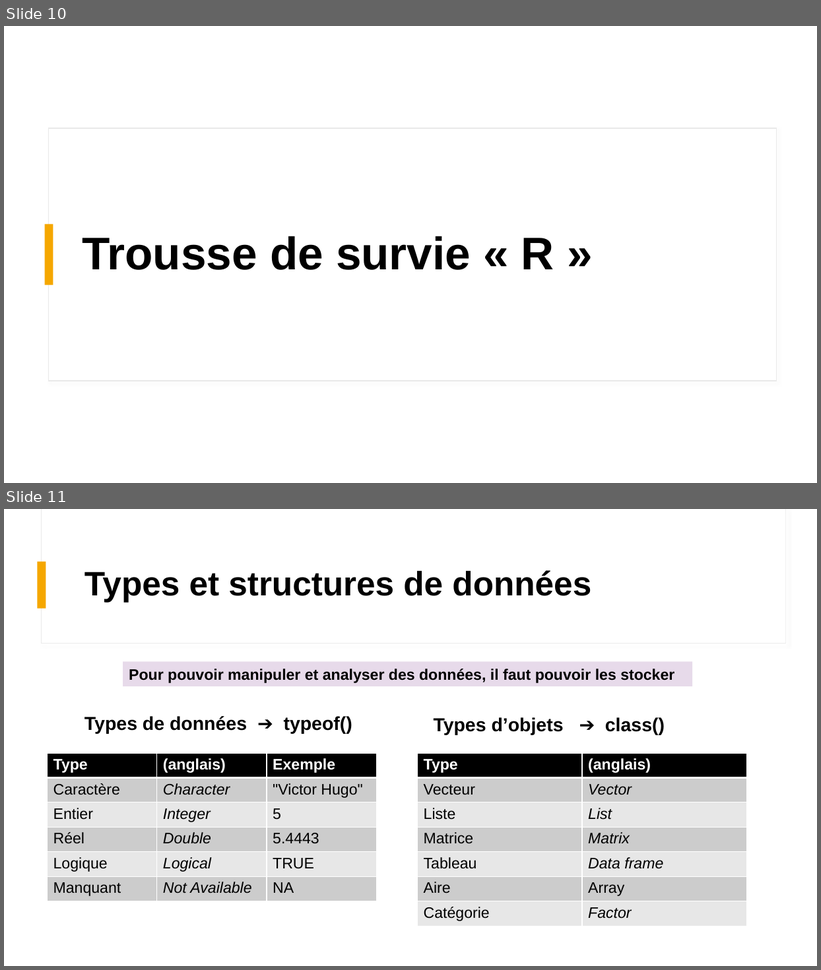
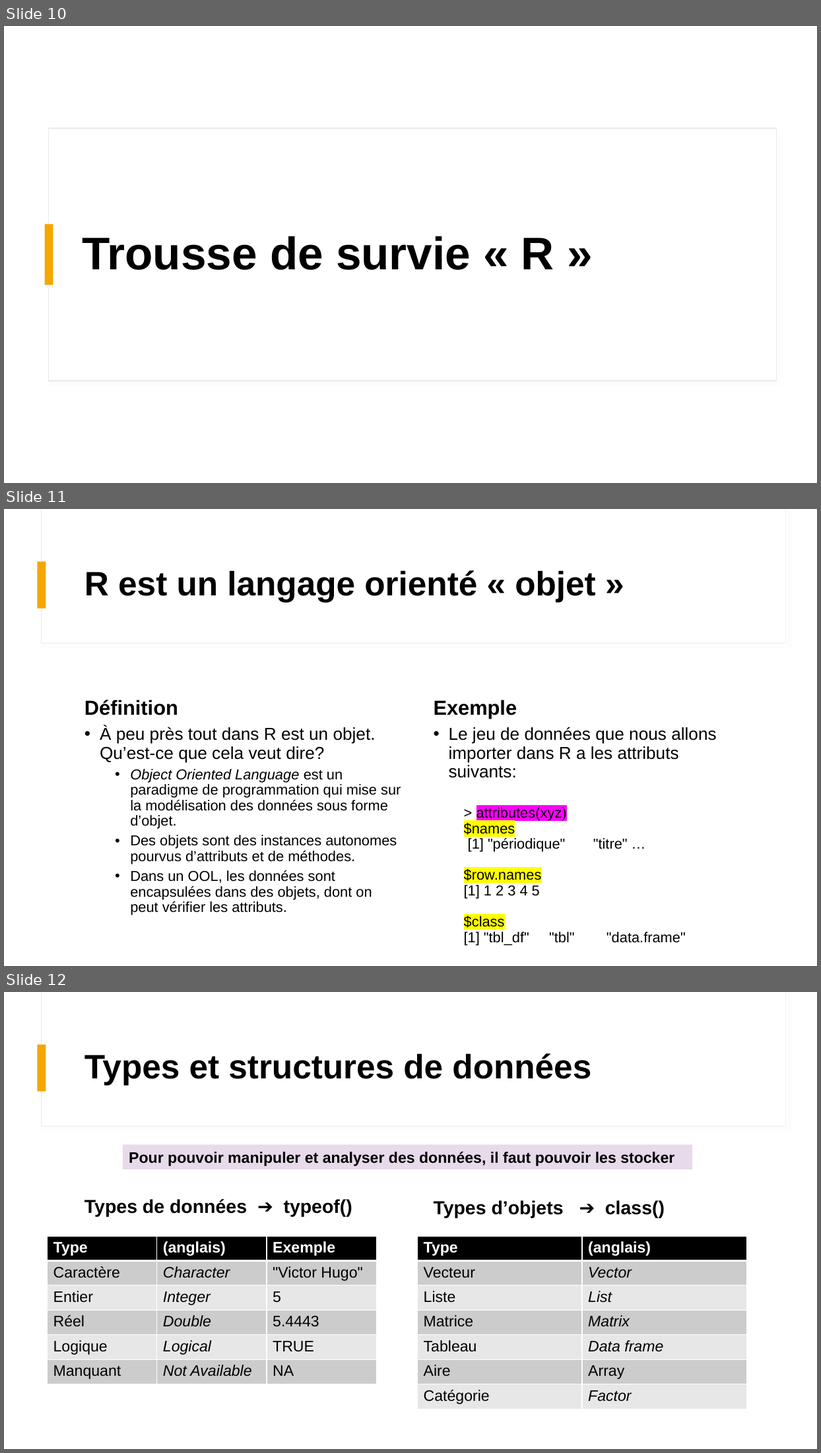
Before and after one commit to pbriss7/20230223_PB_atelier_ladirec_exploration_textes_R, a slide deck: Introduction_EDA_R.pptx. Shown one above the other, each under a label of ours: slides 10 and 11 before the commit, slides 10, 11 and 12 after it. The pictures are 821x970 and 821x1453 pixels, drawn with LibreOffice and Linux fonts; fonts in the diff are those of the drawing. Boxes give left, top, right and bottom in pixels: in the first picture for what was removed or moved away, otherwise in the second. Text is boxed around its words. In the diff, an @@ line names an element or a change of style, - is before the commit and + after.

Commit message:
Ajout de diapositives dans la présentation

```diff
--- a/Introduction_EDA_R.pptx
+++ b/Introduction_EDA_R.pptx
@@ slide 11 added at (x1=4, y1=509, x2=817, y2=966), background #FFFFFF; not listed: 3 template elements that a slide beside it also shows @@
@@ title added at (x1=85, y1=570, x2=595, y2=602), 40 pt, text #000000, bold @@
+R est un langage orienté « objet »
@@ text added at (x1=85, y1=700, x2=178, y2=716), 24 pt, text #000000, bold @@
+Définition
@@ text added at (x1=434, y1=700, x2=517, y2=718), 24 pt, text #000000, bold @@
+Exemple
@@ text added at (x1=100, y1=726, x2=401, y2=916), 17 pt, text #000000 @@
+• À peu près tout dans R est un objet. Qu’est-ce que cela veut dire?
+  • Object Oriented Language est un paradigme de programmation qui mise sur la modélisation des données sous forme d’objet.
+  • Des objets sont des instances autonomes pourvus d’attributs et de méthodes.
+  • Dans un OOL, les données sont encapsulées dans des objets, dont on peut vérifier les attributs.
@@ text added at (x1=449, y1=727, x2=716, y2=945), 17 pt, text #000000 @@
+• Le jeu de données que nous allons importer dans R a les attributs suivants:
+  > attributes(xyz)
+  $names
+  [1] "périodique" "titre" …
+  $row.names
+  [1] 1 2 3 4 5
+  $class
+  [1] "tbl_df" "tbl" "data.frame"
@@ what was slide 11 is now slide 12 @@
```
Also in this commit, not shown: 1 other slide added.
